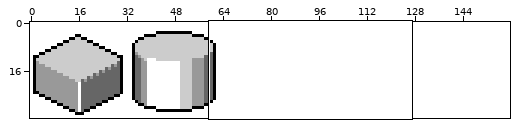
Two versions of one pixel-art file, BasicShapes/5shapes5.aseprite. The first picture is a wide view before the edit; the outline marks the close-up.
Close-up. First the earlier version:
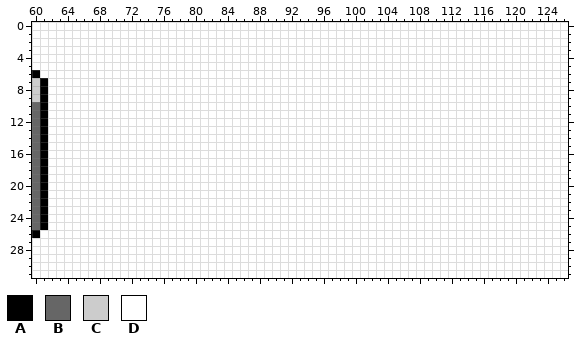
160x32 pixels, 1 frame. Shown: x 60..126, y 0..31.
Visible layers, top first: "Layer 2", "Background".
Palette (. is transparent): A #000000  B #666666  C #cccccc  D #ffffff
Pixels before, first column x 60:
 0 DDDDDDDDDDDDDDDDDDDDDDDDDDDDDDDDDDDDDDDDDDDDDDDDDDDDDDDDDDDDDDDDDDD
 1 DDDDDDDDDDDDDDDDDDDDDDDDDDDDDDDDDDDDDDDDDDDDDDDDDDDDDDDDDDDDDDDDDDD
 2 DDDDDDDDDDDDDDDDDDDDDDDDDDDDDDDDDDDDDDDDDDDDDDDDDDDDDDDDDDDDDDDDDDD
 3 DDDDDDDDDDDDDDDDDDDDDDDDDDDDDDDDDDDDDDDDDDDDDDDDDDDDDDDDDDDDDDDDDDD
 4 DDDDDDDDDDDDDDDDDDDDDDDDDDDDDDDDDDDDDDDDDDDDDDDDDDDDDDDDDDDDDDDDDDD
 5 DDDDDDDDDDDDDDDDDDDDDDDDDDDDDDDDDDDDDDDDDDDDDDDDDDDDDDDDDDDDDDDDDDD
 6 ADDDDDDDDDDDDDDDDDDDDDDDDDDDDDDDDDDDDDDDDDDDDDDDDDDDDDDDDDDDDDDDDDD
 7 CADDDDDDDDDDDDDDDDDDDDDDDDDDDDDDDDDDDDDDDDDDDDDDDDDDDDDDDDDDDDDDDDD
 8 CADDDDDDDDDDDDDDDDDDDDDDDDDDDDDDDDDDDDDDDDDDDDDDDDDDDDDDDDDDDDDDDDD
 9 CADDDDDDDDDDDDDDDDDDDDDDDDDDDDDDDDDDDDDDDDDDDDDDDDDDDDDDDDDDDDDDDDD
10 BADDDDDDDDDDDDDDDDDDDDDDDDDDDDDDDDDDDDDDDDDDDDDDDDDDDDDDDDDDDDDDDDD
11 BADDDDDDDDDDDDDDDDDDDDDDDDDDDDDDDDDDDDDDDDDDDDDDDDDDDDDDDDDDDDDDDDD
12 BADDDDDDDDDDDDDDDDDDDDDDDDDDDDDDDDDDDDDDDDDDDDDDDDDDDDDDDDDDDDDDDDD
13 BADDDDDDDDDDDDDDDDDDDDDDDDDDDDDDDDDDDDDDDDDDDDDDDDDDDDDDDDDDDDDDDDD
14 BADDDDDDDDDDDDDDDDDDDDDDDDDDDDDDDDDDDDDDDDDDDDDDDDDDDDDDDDDDDDDDDDD
15 BADDDDDDDDDDDDDDDDDDDDDDDDDDDDDDDDDDDDDDDDDDDDDDDDDDDDDDDDDDDDDDDDD
16 BADDDDDDDDDDDDDDDDDDDDDDDDDDDDDDDDDDDDDDDDDDDDDDDDDDDDDDDDDDDDDDDDD
17 BADDDDDDDDDDDDDDDDDDDDDDDDDDDDDDDDDDDDDDDDDDDDDDDDDDDDDDDDDDDDDDDDD
18 BADDDDDDDDDDDDDDDDDDDDDDDDDDDDDDDDDDDDDDDDDDDDDDDDDDDDDDDDDDDDDDDDD
19 BADDDDDDDDDDDDDDDDDDDDDDDDDDDDDDDDDDDDDDDDDDDDDDDDDDDDDDDDDDDDDDDDD
20 BADDDDDDDDDDDDDDDDDDDDDDDDDDDDDDDDDDDDDDDDDDDDDDDDDDDDDDDDDDDDDDDDD
21 BADDDDDDDDDDDDDDDDDDDDDDDDDDDDDDDDDDDDDDDDDDDDDDDDDDDDDDDDDDDDDDDDD
22 BADDDDDDDDDDDDDDDDDDDDDDDDDDDDDDDDDDDDDDDDDDDDDDDDDDDDDDDDDDDDDDDDD
23 BADDDDDDDDDDDDDDDDDDDDDDDDDDDDDDDDDDDDDDDDDDDDDDDDDDDDDDDDDDDDDDDDD
24 BADDDDDDDDDDDDDDDDDDDDDDDDDDDDDDDDDDDDDDDDDDDDDDDDDDDDDDDDDDDDDDDDD
25 BADDDDDDDDDDDDDDDDDDDDDDDDDDDDDDDDDDDDDDDDDDDDDDDDDDDDDDDDDDDDDDDDD
26 ADDDDDDDDDDDDDDDDDDDDDDDDDDDDDDDDDDDDDDDDDDDDDDDDDDDDDDDDDDDDDDDDDD
27 DDDDDDDDDDDDDDDDDDDDDDDDDDDDDDDDDDDDDDDDDDDDDDDDDDDDDDDDDDDDDDDDDDD
28 DDDDDDDDDDDDDDDDDDDDDDDDDDDDDDDDDDDDDDDDDDDDDDDDDDDDDDDDDDDDDDDDDDD
29 DDDDDDDDDDDDDDDDDDDDDDDDDDDDDDDDDDDDDDDDDDDDDDDDDDDDDDDDDDDDDDDDDDD
30 DDDDDDDDDDDDDDDDDDDDDDDDDDDDDDDDDDDDDDDDDDDDDDDDDDDDDDDDDDDDDDDDDDD
31 DDDDDDDDDDDDDDDDDDDDDDDDDDDDDDDDDDDDDDDDDDDDDDDDDDDDDDDDDDDDDDDDDDD
After the commit:
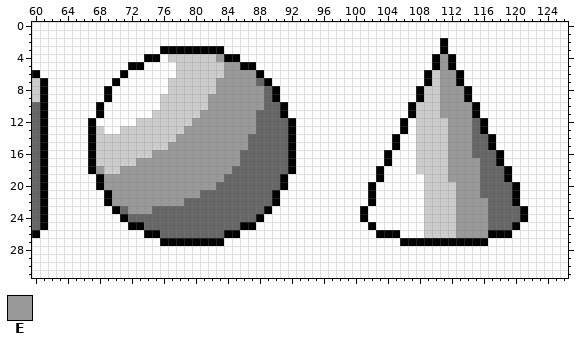
Colours new in this view: E #999999
Message: Shaded cone and ball.
Changes in this commit:
Layer "Layer 2":
y 2: x 111 D -> A
y 3: x 76..83 DDDDDDDD -> AAAAAAAA; x 111 D -> A
y 4: x 74..75 DD -> AA; x 77..85 DDDDDDDDD -> CCCCCCEAA; x 110..112 DDD -> AEA
y 5: x 72..73 DD -> AA; x 78..87 DDDDDDDDDD -> CCCCCCEEAA; x 110..112 DDD -> AEA
y 6: x 71 D -> A; x 78..88 DDDDDDDDDDD -> CCCCCCEEEEA; x 109..113 DDDDD -> ACEEA
y 7: x 70 D -> A; x 77..89 DDDDDDDDDDDDD -> CCCCCCEEEEEBA; x 109..113 DDDDD -> ACEEA
y 8: x 69 D -> A; x 77..90 DDDDDDDDDDDDDD -> CCCCCCEEEEEEBA; x 108..114 DDDDDDD -> ACCEEEA
y 9: x 69 D -> A; x 76..90 DDDDDDDDDDDDDDD -> CCCCCCEEEEEEEBA; x 108..114 DDDDDDD -> ACCEEEA
y 10: x 68 D -> A; x 76..91 DDDDDDDDDDDDDDDD -> CCCCCCEEEEEEEBBA; x 107..115 DDDDDDDDD -> ACCCEEEEA
y 11: x 68 D -> A; x 75..91 DDDDDDDDDDDDDDDDD -> CCCCCCEEEEEEEBBBA; x 107..115 DDDDDDDDD -> ACCCEEEEA
y 12: x 67 D -> A; x 73..92 DDDDDDDDDDDDDDDDDDDD -> CCCCCCCEEEEEEEEBBBBA; x 106 D -> A; x 108..116 DDDDDDDDD -> CCCCEEEBA
y 13: x 67..68 DD -> AC; x 71..92 DDDDDDDDDDDDDDDDDDDDDD -> CCCCCCCCEEEEEEEEEBBBBA; x 106 D -> A; x 108..116 DDDDDDDDD -> CCCCEEEBA
y 14: x 67..92 DDDDDDDDDDDDDDDDDDDDDDDDDD -> ACCCCCCCCCCEEEEEEEEEBBBBBA; x 105 D -> A; x 108..117 DDDDDDDDDD -> CCCCEEEBBA
y 15: x 67..92 DDDDDDDDDDDDDDDDDDDDDDDDDD -> ACCCCCCCCCEEEEEEEEEEBBBBBA; x 105 D -> A; x 108..117 DDDDDDDDDD -> CCCCEEEBBA
y 16: x 67..92 DDDDDDDDDDDDDDDDDDDDDDDDDD -> ACCCCCCCEEEEEEEEEEEBBBBBBA; x 104 D -> A; x 108..118 DDDDDDDDDDD -> CCCCEEEBBBA
y 17: x 67..92 DDDDDDDDDDDDDDDDDDDDDDDDDD -> ACCCCCEEEEEEEEEEEEEBBBBBBA; x 104 D -> A; x 108..118 DDDDDDDDDDD -> CCCCEEEEBBA
y 18: x 67..92 DDDDDDDDDDDDDDDDDDDDDDDDDD -> AECCEEEEEEEEEEEEEEBBBBBBBA; x 103 D -> A; x 108..119 DDDDDDDDDDDD -> CCCCEEEEBBBA
y 19: x 68..91 DDDDDDDDDDDDDDDDDDDDDDDD -> AEEEEEEEEEEEEEEEBBBBBBBA; x 103 D -> A; x 109..119 DDDDDDDDDDD -> CCCEEEEBBBA
y 20: x 68..91 DDDDDDDDDDDDDDDDDDDDDDDD -> AEEEEEEEEEEEEEEBBBBBBBBA; x 102 D -> A; x 109..120 DDDDDDDDDDDD -> CCCCEEEBBBBA
y 21: x 69..90 DDDDDDDDDDDDDDDDDDDDDD -> AEEEEEEEEEEEBBBBBBBBBA; x 102 D -> A; x 109..120 DDDDDDDDDDDD -> CCCCEEEBBBBA
y 22: x 69..90 DDDDDDDDDDDDDDDDDDDDDD -> AEEEEEEEEEBBBBBBBBBBBA; x 102 D -> A; x 109..120 DDDDDDDDDDDD -> CCCCEEEEBBBA
y 23: x 70..89 DDDDDDDDDDDDDDDDDDDD -> ABEEEBBBBBBBBBBBBBBA; x 101 D -> A; x 109..121 DDDDDDDDDDDDD -> CCCCEEEEBBBBA
y 24: x 71..88 DDDDDDDDDDDDDDDDDD -> ABBBBBBBBBBBBBBBBA; x 101 D -> A; x 109..121 DDDDDDDDDDDDD -> CCCCEEEEBBBBA
y 25: x 72..87 DDDDDDDDDDDDDDDD -> AABBBBBBBBBBBBAA; x 102 D -> A; x 109..120 DDDDDDDDDDDD -> CCCCEEEEBBBA
y 26: x 74..85 DDDDDDDDDDDD -> AABBBBBBBBAA; x 103..105 DDD -> AAA; x 109..119 DDDDDDDDDDD -> CCCCEEEEAAA
y 27: x 76..83 DDDDDDDD -> AAAAAAAA; x 106..116 DDDDDDDDDDD -> AAAAAAAAAAA
Boxes around the changes in both close-ups, in picture pixels (x1, y1, x2, y2):
changed: (360, 38, 528, 246)
changed: (88, 46, 296, 246)
